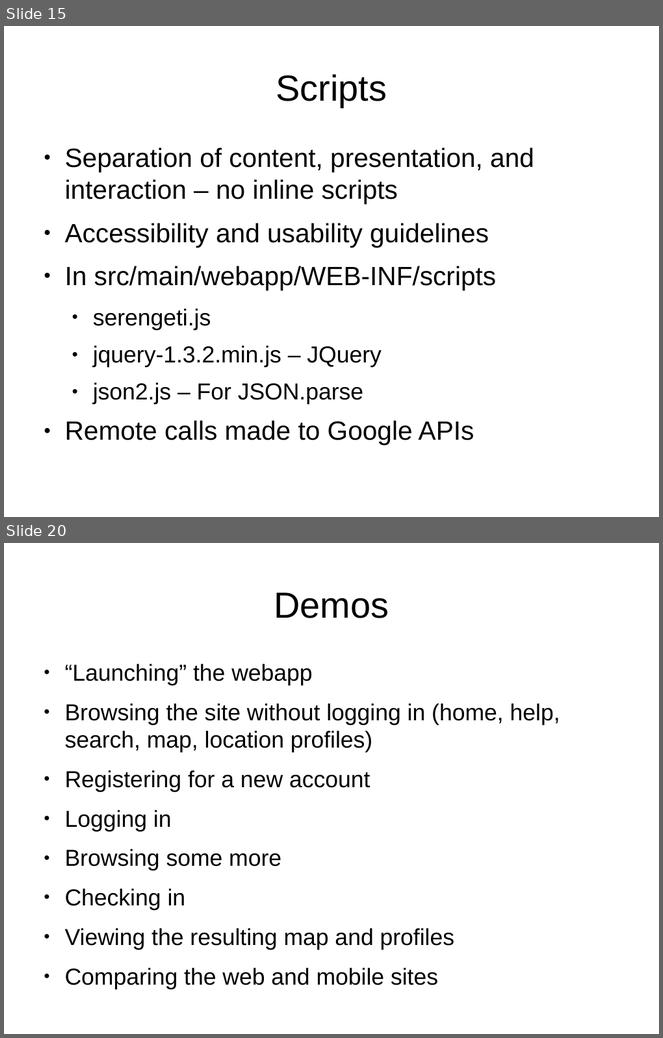
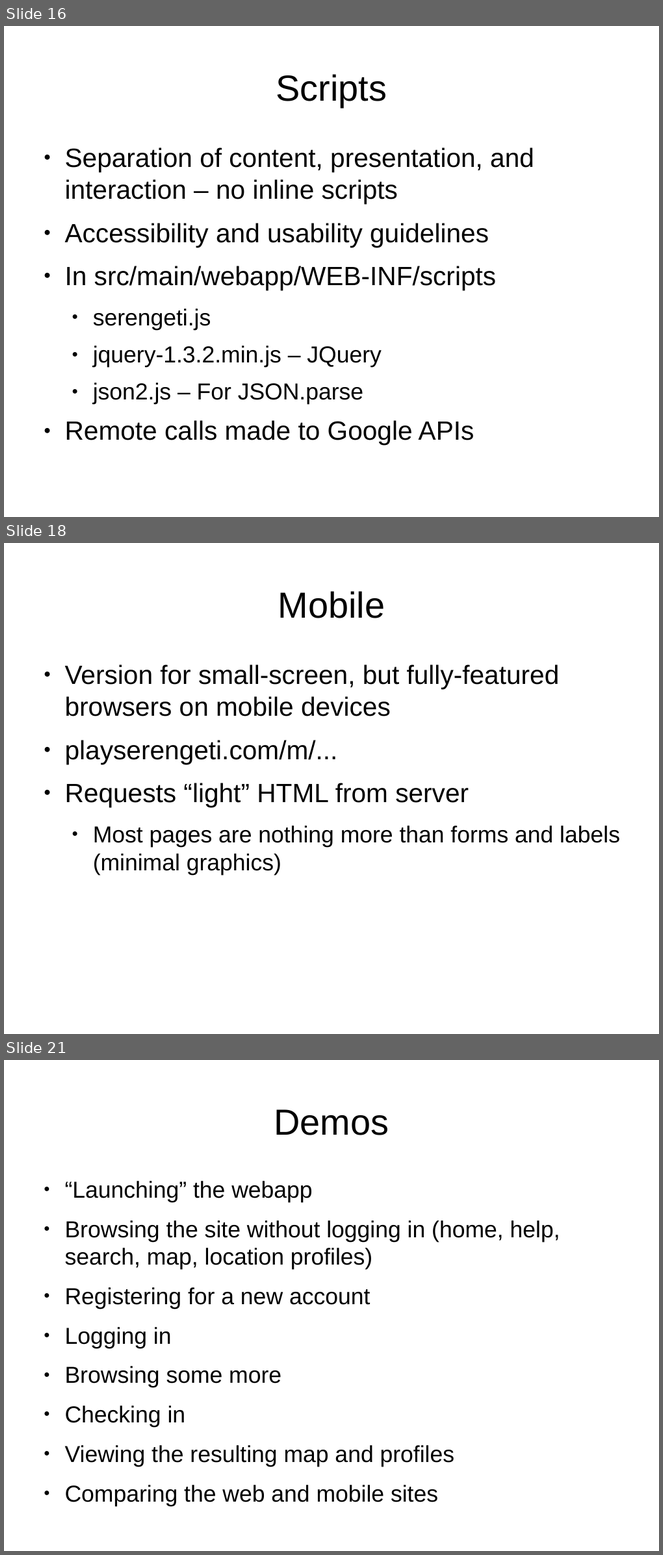
Before and after one commit to lmucs/playserengeti, a slide deck: serengeti/src/site/serengeti.odp. Shown one above the other, each under a label of ours: slides 15 and 20 before the commit, slides 16, 18 and 21 after it; the slides between them are not shown. The pictures are 663x1038 and 663x1555 pixels, drawn with LibreOffice and Linux fonts; fonts in the diff are those of the drawing. Boxes give left, top, right and bottom in pixels: in the first picture for what was removed or moved away, otherwise in the second. Text is boxed around its words. In the diff, an @@ line names an element or a change of style, - is before the commit and + after.

```diff
--- a/serengeti/src/site/serengeti.odp
+++ b/serengeti/src/site/serengeti.odp
@@ slide 18 added at bbox=[4, 543, 659, 1034], background #FFFFFF @@
@@ title added at bbox=[278, 591, 386, 618], 44 pt, text #000000 @@
+Mobile
@@ text added at bbox=[65, 665, 620, 875], 32 pt, text #000000 @@
+● Version for small-screen, but fully-featured browsers on mobile devices
+● playserengeti.com/m/...
+● Requests “light” HTML from server
+  ● Most pages are nothing more than forms and labels (minimal graphics)
@@ what was slide 15 is now slide 16 @@
@@ what was slide 20 is now slide 21 @@
```
Also in this commit, not shown: 5 slides changed, 3 other slides added, 3 slides removed.
